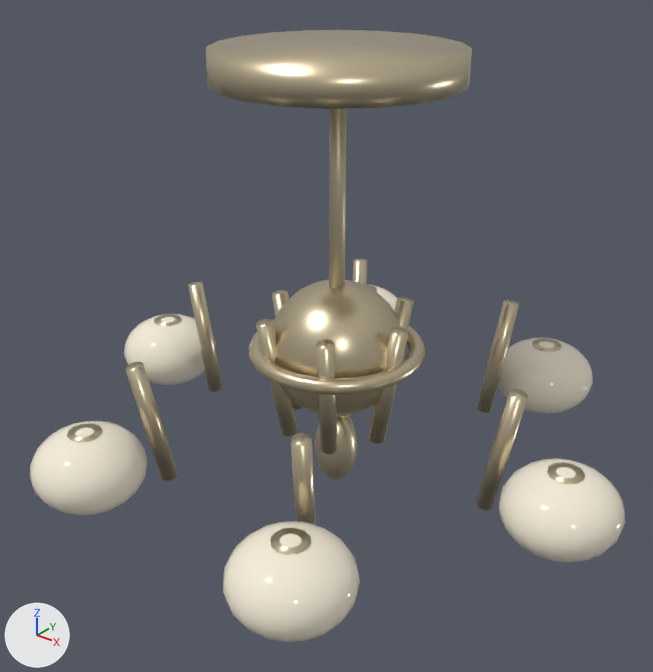
The glTF model ev_engine/assets/chandelier.glb: old version first, new version second.
Rendered twice from a 50 mm camera at (0.871, -1.117, 0.709) aimed at (0.009, -0.04, 0.041). The lights are fixed; the arrows at lower left show +X, +Y and +Z. The older version comes first. Vertices at exactly the same position are counted once.

The first picture shows 'Chandelier'.
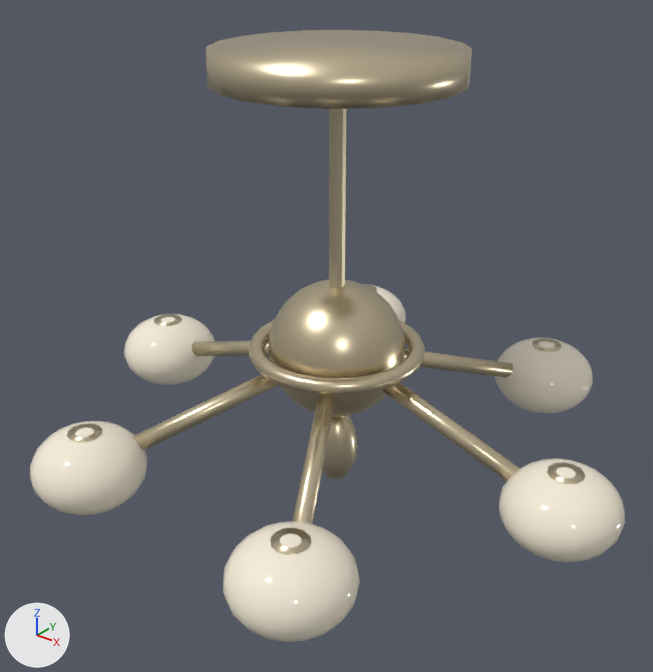
Pixel boxes [x1, y1, x2, y2] of what changed, in the pictures (653 x 672 px):
part 1 of me_sphere, added (beige)
    after: [383, 382, 520, 481]
part 2 of me_sphere, added (beige)
    after: [404, 349, 513, 378]
part 3 of me_sphere, added (beige)
    after: [192, 341, 269, 356]
part 4 of me_sphere, added (beige)
    after: [133, 374, 279, 450]
part 5 of me_sphere, added (beige)
    after: [292, 394, 336, 524]
part 6 of me_sphere, deleted
    before: [125, 259, 528, 525]

The change in detail:
me_sphere is used by ob_chandelier; location (0.0, 0.0, 0.5).
me_sphere had 2428 vertices, 4744 faces and spanned x -0.535..0.535, y -0.476..0.476, z -0.772..0.005.
me_sphere now has 2308 vertices, 4528 faces and spans x -0.535..0.535, y -0.476..0.476, z -0.772..0.005.
me_sphere part 1: a new loose piece of 20 vertices spanning x -0.005..0.445, y -0.014..0.014, z -0.654..-0.486, in mat_ev_brass (beige #ddcead).
me_sphere part 2: a new loose piece of 20 vertices spanning x -0.013..0.233, y -0.008..0.389, z -0.654..-0.486, in mat_ev_brass (beige #ddcead).
me_sphere part 3: a new loose piece of 20 vertices spanning x -0.445..0.005, y -0.014..0.014, z -0.654..-0.486, in mat_ev_brass (beige #ddcead).
me_sphere part 4: a new loose piece of 20 vertices spanning x -0.233..0.013, y -0.389..0.008, z -0.654..-0.486, in mat_ev_brass (beige #ddcead).
me_sphere part 5: a new loose piece of 20 vertices spanning x -0.013..0.233, y -0.389..0.008, z -0.654..-0.486, in mat_ev_brass (beige #ddcead).
me_sphere part 6: 12 loose pieces with 240 vertices, spanning x -0.365..0.365, y -0.318..0.318, z -0.693..-0.427, are deleted.
Other edits to the shape of me_sphere do not show in these pictures.
